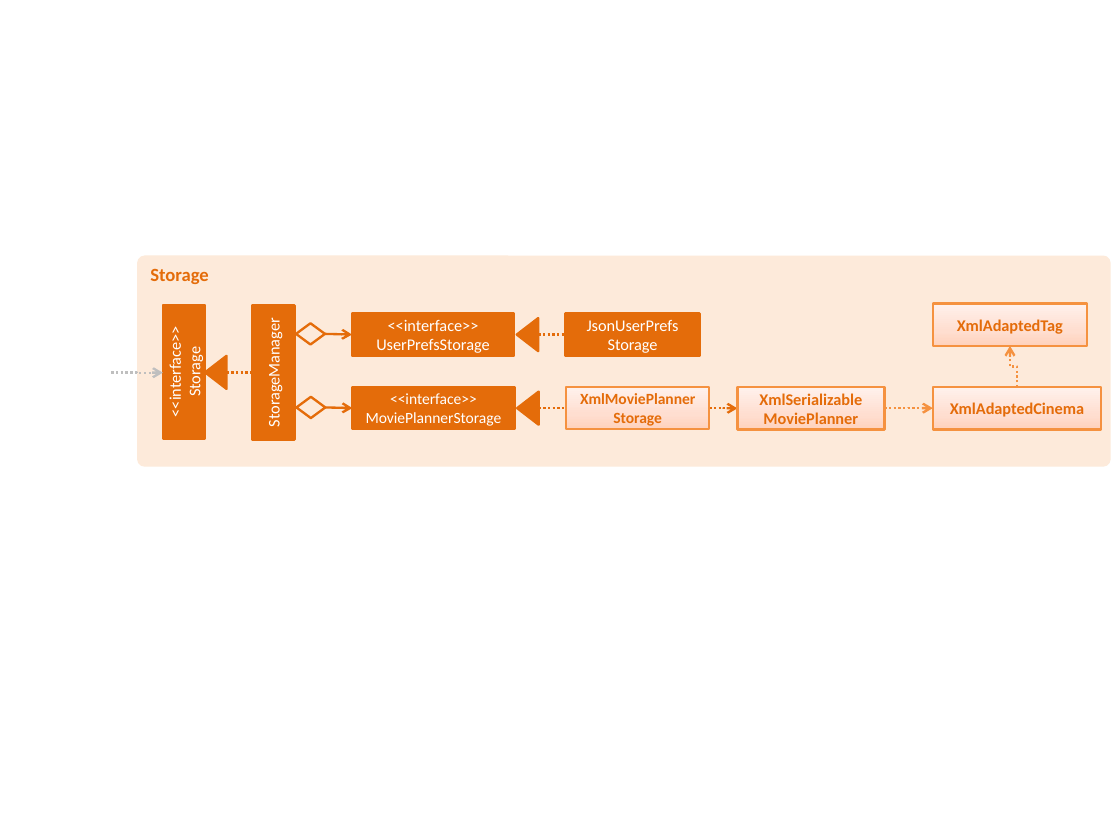
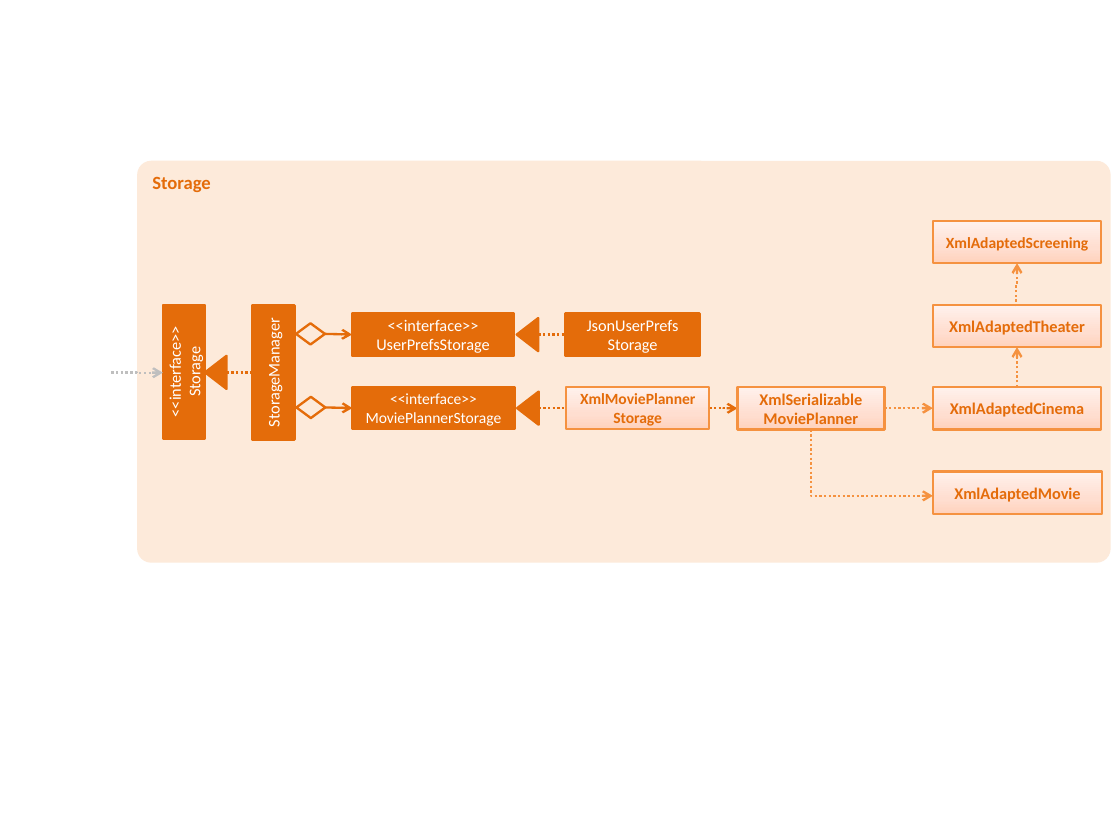
Before and after one commit to tinyjy94/main, a slide deck: slide 1 of docs/diagrams/StorageComponentClassDiagram.pptx. Drawn at 1120x840 pixels with LibreOffice and Linux fonts; fonts in the diff are those of the drawing. Boxes give left, top, right and bottom in pixels: in the first picture for what was removed or moved away, otherwise in the second. Text is boxed around its words. In the diff, an @@ line names an element or a change of style, - is before the commit and + after.

```diff
--- a/docs/diagrams/StorageComponentClassDiagram.pptx
+++ b/docs/diagrams/StorageComponentClassDiagram.pptx
@@ rounded rectangle "Storage": place and size @@
-rounded rectangle "Storage" at [137,255,1110,466]
+rounded rectangle "Storage" at [137,161,1110,563]
@@ rectangle added at [933,221,1101,263], fill gradient #FFD2BD to #FFDED0 to #FFF2ED, outline #F69240 1.5 pt, 10 pt, text #E46C0A, bold @@
+XmlAdaptedScreening
@@ elbow arrow added from (1016, 307) to (1017, 263), #F69240 1.5 pt dashed @@
@@ rectangle "XmlAdaptedTheater": place and size @@
-rectangle "XmlAdaptedTheater" at [933,304,1088,346]
+rectangle "XmlAdaptedTheater" at [933,305,1101,347]
@@ text in rectangle at [949,320,1085,335]: text changed @@
-XmlAdaptedTag
+XmlAdaptedTheater
@@ elbow arrow moved from (1017, 388) - (1010, 346) to (1017, 388) - (1017, 347) @@
@@ elbow arrow added from (811, 430) to (933, 496), #F69240 1.5 pt dashed @@
@@ rectangle added at [933,472,1101,514], fill gradient #FFD2BD to #FFDED0 to #FFF2ED, outline #F69240 1.5 pt, 10.5 pt, text #E46C0A, bold @@
+XmlAdaptedMovie
```
Also in this commit, not shown: 17 other files.
